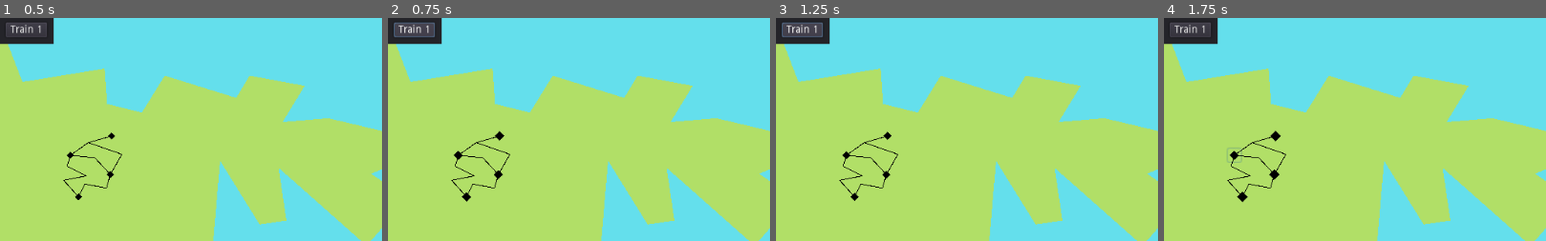
Above: before the commit, frames 1-4 (left to right).
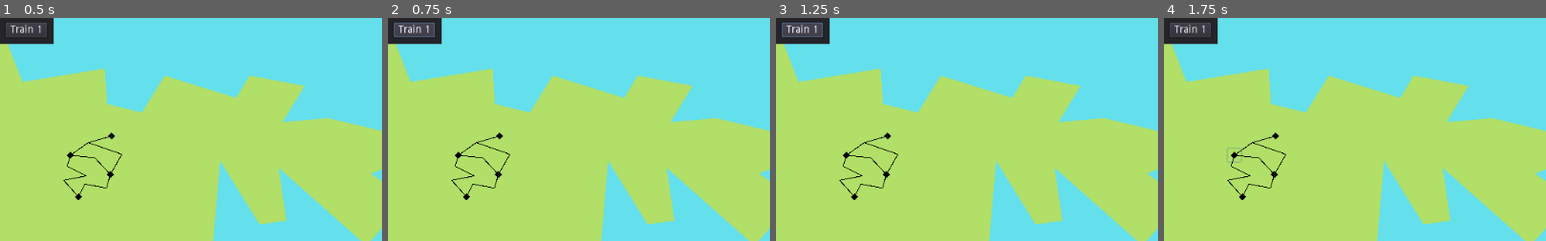
Above: after the commit, the same moments.

Repository: LeBoku/supply-chained
Game: Godot game, scene res://Game.tscn
Same seed, same stepped clock (60 frames per second), same inputs: the game is played once before the commit and once after it.
Inputs (mouse positions are % of the whole screen's width and height, from its top left):
- Up to frame 1 (0.5 s): no input
- Up to frame 2 (0.75 s): click "Train 1" at 0.5 s
- Up to frame 3 (1.25 s): no input
- Up to frame 4 (1.75 s): click (9, 31) at 1.27 s
The pictures show only the part of the screen within x 0-50%, y 0-50%; the shares and areas given below are measured in that part.

Frame 1 is identical in both runs. In frame 2, 0.1% of the frame differs, in the area x 17-31%, y 50-83%; in frame 3, less than 0.1%; in frame 4, 0.2%.
Error after the commit: Parse Error: Indented block expected after declaration of "_on_train_pressed" function. (res://Game.gd:23)

Commit message:
handle routing

Diff:
--- a/supply-chained/Game.gd
+++ b/supply-chained/Game.gd
@@ -1,24 +1,24 @@
 extends Node2D
 
-const Route = preload("res://Route/Route.tscn");
+const Route = preload("res://router/Route.tscn");
 
 func _on_train_pressed():
-	enable_stations(true)
-	var station = null
-	var steps = []
-
-	while len(steps) == 0 or station != steps[0]:
-		if station != null:
-			steps.append(station)
-			enable_stations(true, station.get_connected_stations())
-
-		station = yield($Map, "station_selected") as Station
-		enable_stations(false)
-
-	$Train1.visible = true
-	var route = Route.instance().init(steps, $Train1)
-	add_child(route)
-	route.start()
+#	enable_stations(true)
+#	var station = null
+#	var steps = []
+#
+#	while len(steps) == 0 or station != steps[0]:
+#		if station != null:
+#			steps.append(station)
+#			enable_stations(true, station.get_connected_stations())
+#
+#		station = yield($Map, "station_selected") as Station
+#		enable_stations(false)
+#
+#	$Train1.visible = true
+#	var route = Route.instance().init(steps, $Train1)
+#	add_child(route)
+#	route.start()
 
 func enable_stations(enabled:bool, stations=get_tree().get_nodes_in_group('Station')):
 	for s in stations:
--- a/supply-chained/Game.tscn
+++ b/supply-chained/Game.tscn
@@ -77,14 +77,14 @@
 points = PoolVector2Array( 104.667, 239.666, 85.3333, 218.333, 116, 212.333, 90, 199.666, 92.6667, 184.666 )
 stationA = NodePath("../Farm")
 
-[node name="Panel" type="Panel" parent="."]
+[node name="Carriers" type="Panel" parent="."]
 margin_right = 72.0
 margin_bottom = 35.0
 __meta__ = {
-"_edit_use_anchors_": false
+"_edit_use_anchors_": true
 }
 
-[node name="Train 1" type="Button" parent="Panel"]
+[node name="Train 1" type="Button" parent="Carriers"]
 margin_left = 7.66667
 margin_top = 5.66666
 margin_right = 62.6667
@@ -98,4 +98,4 @@
 visible = false
 antialiased = true
 polygon = PoolVector2Array( -6, -3, 5, -3, 7, 0, 5, 3, -6, 3 )
-[connection signal="pressed" from="Panel/Train 1" to="." method="_on_train_pressed"]
+[connection signal="pressed" from="Carriers/Train 1" to="." method="_on_train_pressed"]
--- a/supply-chained/project.godot
+++ b/supply-chained/project.godot
@@ -24,6 +24,10 @@
 run/main_scene="res://Game.tscn"
 config/icon="res://icon.png"
 
+[autoload]
+
+RouteBuilder="*res://route-builder/RouteBuilder.gd"
+
 [rendering]
 
 environment/default_clear_color=Color( 0.396078, 0.878431, 0.929412, 1 )
--- /dev/null
+++ b/supply-chained/route-builder/RouteBuilder.gd
@@ -0,0 +1,27 @@
+extends Node
+
+const Route = preload("res://router/Route.tscn");
+
+func build_route(carrier):
+	enable_stations(true)
+	var station = null
+	var steps = []
+
+	while len(steps) == 0 or station != steps[0]:
+		if station != null:
+			steps.append(station)
+			enable_stations(true, station.get_connected_stations())
+
+		station = yield($Map, "station_selected") as Station
+		enable_stations(false)
+
+	carrier.visible = true
+	var route = Route.instance().init(steps, carrier)
+	route.start()
+
+	return route
+
+func enable_stations(enabled:bool, stations=get_tree().get_nodes_in_group('Station')):
+	for s in stations:
+		var station := s as Station
+		station.set_enabled(enabled)
--- /dev/null
+++ b/supply-chained/route-builder/RouteHelper.tscn
@@ -0,0 +1,14 @@
+[gd_scene format=2]
+
+[node name="Control" type="MarginContainer"]
+anchor_left = 1.0
+anchor_right = 1.0
+anchor_bottom = 1.0
+margin_left = -242.0
+__meta__ = {
+"_edit_use_anchors_": false
+}
+
+[node name="VBoxContainer" type="VBoxContainer" parent="."]
+margin_right = 242.0
+margin_bottom = 600.0
--- a/supply-chained/Route/Route.gd
+++ b/supply-chained/router/Route.gd
@@ -1,6 +1,6 @@
 extends Node2D
 
-const RouteSegment = preload("res://Route/RouteSegment.tscn")
+const RouteSegment = preload("res://router/RouteSegment.tscn")
 
 var stations: Array
 var carrier: Node2D
--- a/supply-chained/Route/Route.tscn
+++ b/supply-chained/router/Route.tscn
@@ -1,6 +1,6 @@
 [gd_scene load_steps=2 format=2]
 
-[ext_resource path="res://Route/Route.gd" type="Script" id=1]
+[ext_resource path="res://router/Route.gd" type="Script" id=1]
 
 [node name="Route" type="Node2D"]
 script = ExtResource( 1 )
--- a/supply-chained/Route/RouteSegment.tscn
+++ b/supply-chained/router/RouteSegment.tscn
@@ -1,6 +1,6 @@
 [gd_scene load_steps=3 format=2]
 
-[ext_resource path="res://Route/RouteSegment.gd" type="Script" id=1]
+[ext_resource path="res://router/RouteSegment.gd" type="Script" id=1]
 
 [sub_resource type="Curve2D" id=1]
 _data = {
Renamed: supply-chained/Route/RouteSegment.gd -> supply-chained/router/RouteSegment.gd
